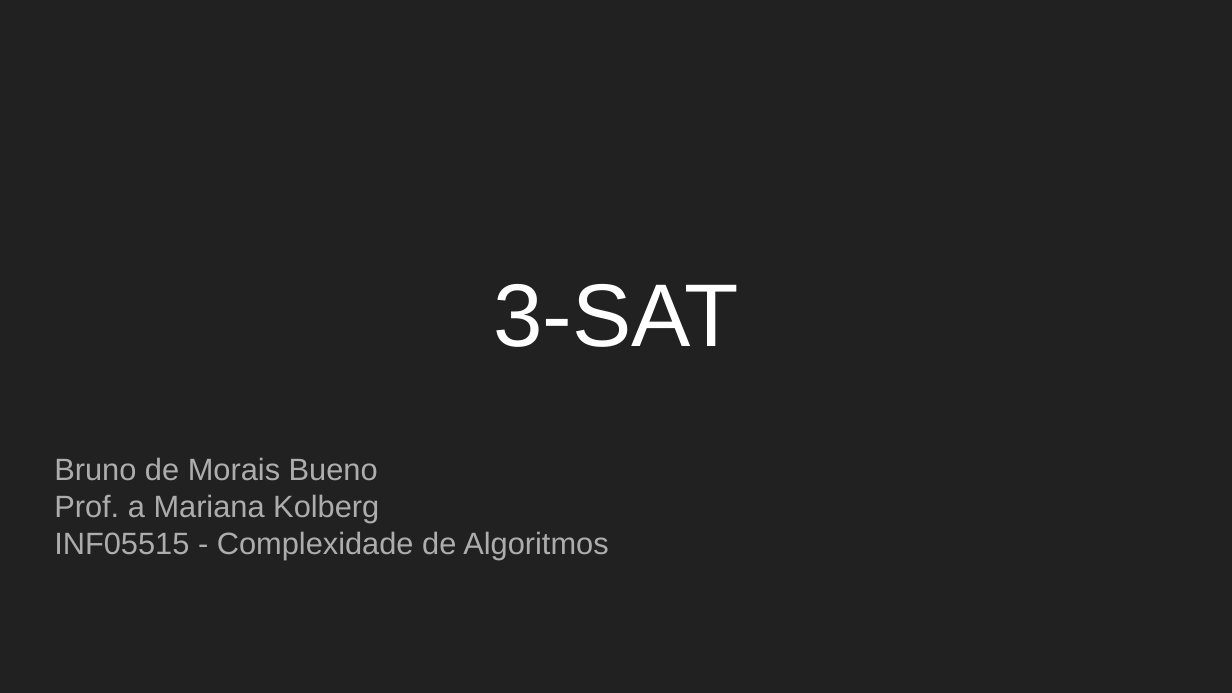
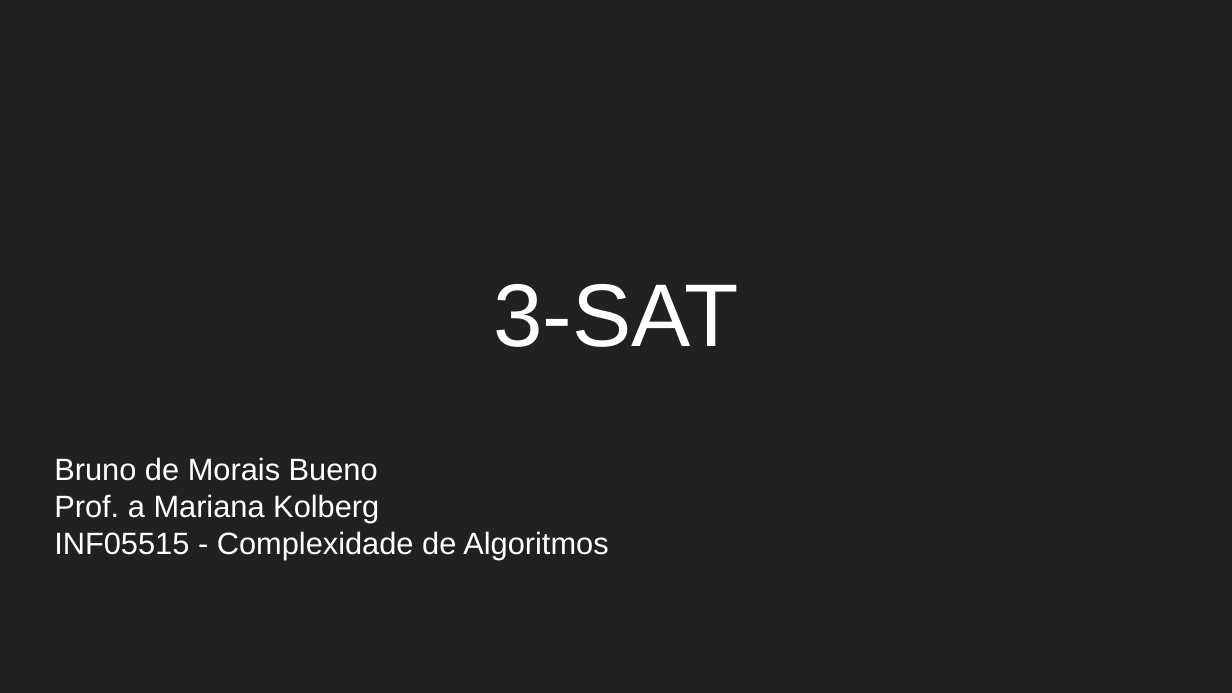
Before and after one commit to bmbueno/aprendizado, a slide deck: slide 1 of 3SAT- 2.0.pptx. Drawn at 1232x693 pixels with LibreOffice and Linux fonts; fonts in the diff are those of the drawing. Boxes give left, top, right and bottom in pixels: in the first picture for what was removed or moved away, otherwise in the second. Text is boxed around its words. In the diff, an @@ line names an element or a change of style, - is before the commit and + after.

Commit message:
Edições na apresentação dp trabalho de complexidade - 2

```diff
--- a/3SAT- 2.0.pptx
+++ b/3SAT- 2.0.pptx
@@ subtitle "Bruno de Morais Bueno" at bbox=[54, 457, 608, 559]: text colour #ADADAD to #FFFFFF @@
```
Also in this commit, not shown: 10 other slides changed, 1 slide added.
